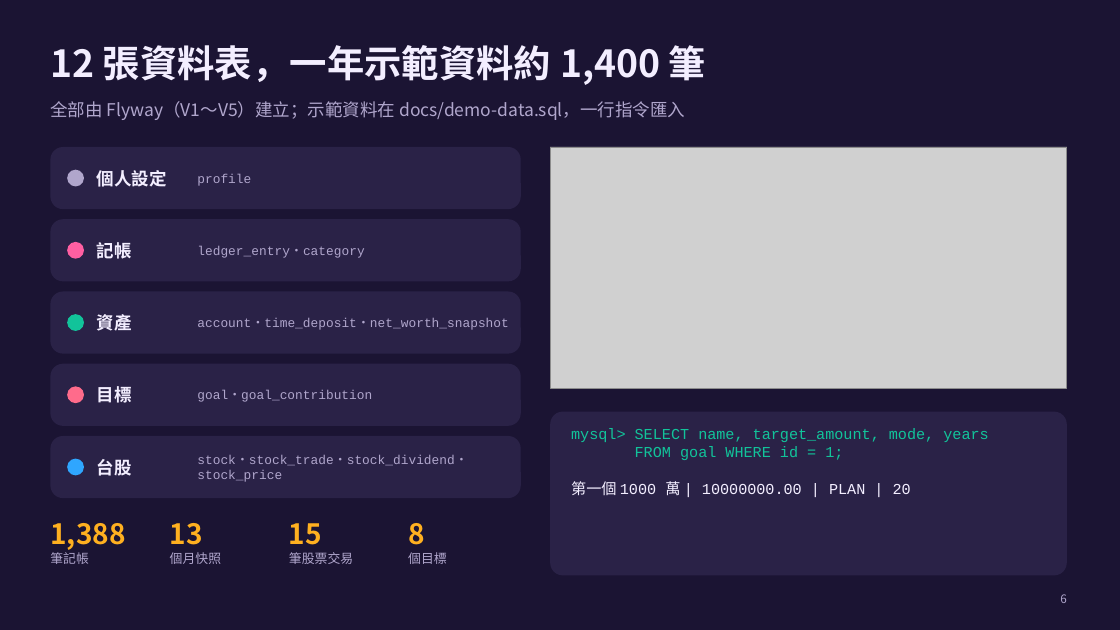
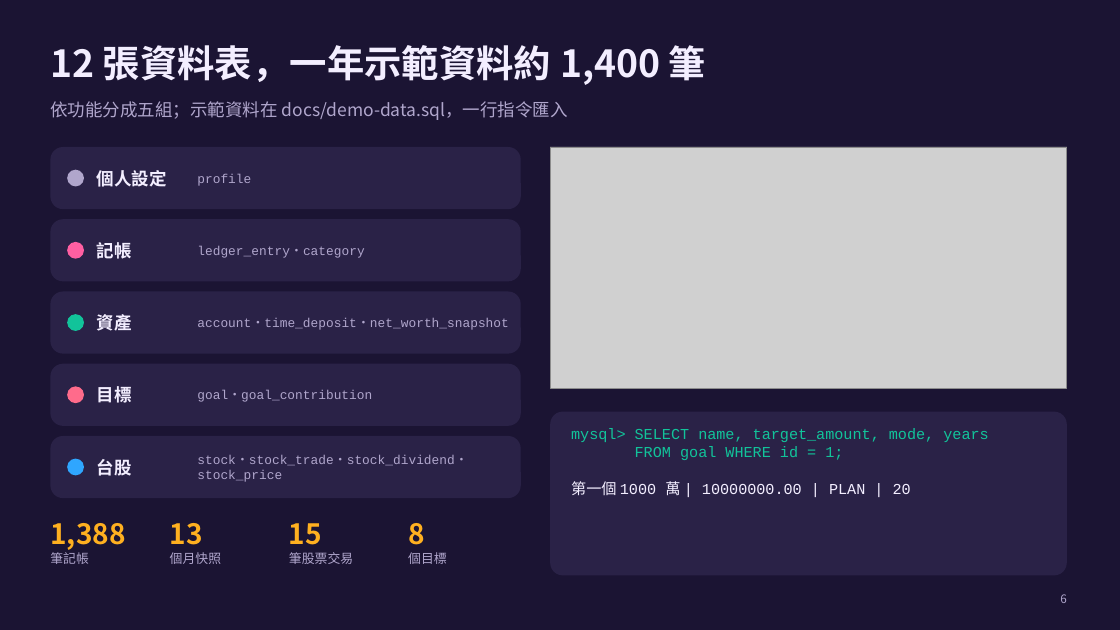
Before and after one commit to HongLeongYong/finance-goal, a slide deck: slide 6 of docs/匯報簡報.pptx. Drawn at 1120x630 pixels with LibreOffice and Linux fonts; fonts in the diff are those of the drawing; grey boxes stand for pictures. Boxes give left, top, right and bottom in pixels: in the first picture for what was removed or moved away, otherwise in the second. Text is boxed around its words. In the diff, an @@ line names an element or a change of style, - is before the commit and + after.

```diff
--- a/docs/匯報簡報.pptx
+++ b/docs/匯報簡報.pptx
@@ text at (50,101,568,120): text changed @@
-全部由 Flyway（V1～V5）建立；示範資料在 docs/demo-data.sql，一行指令匯入
+依功能分成五組；示範資料在 docs/demo-data.sql，一行指令匯入
```
Also in this commit, not shown: 2 other slides changed.
